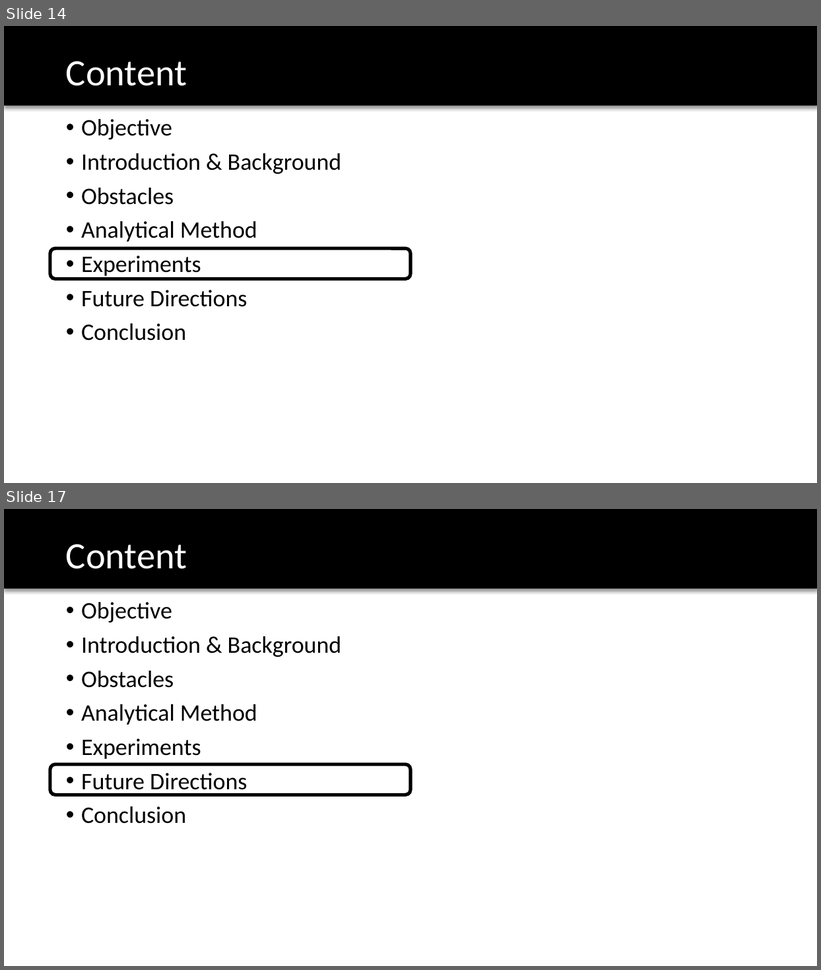
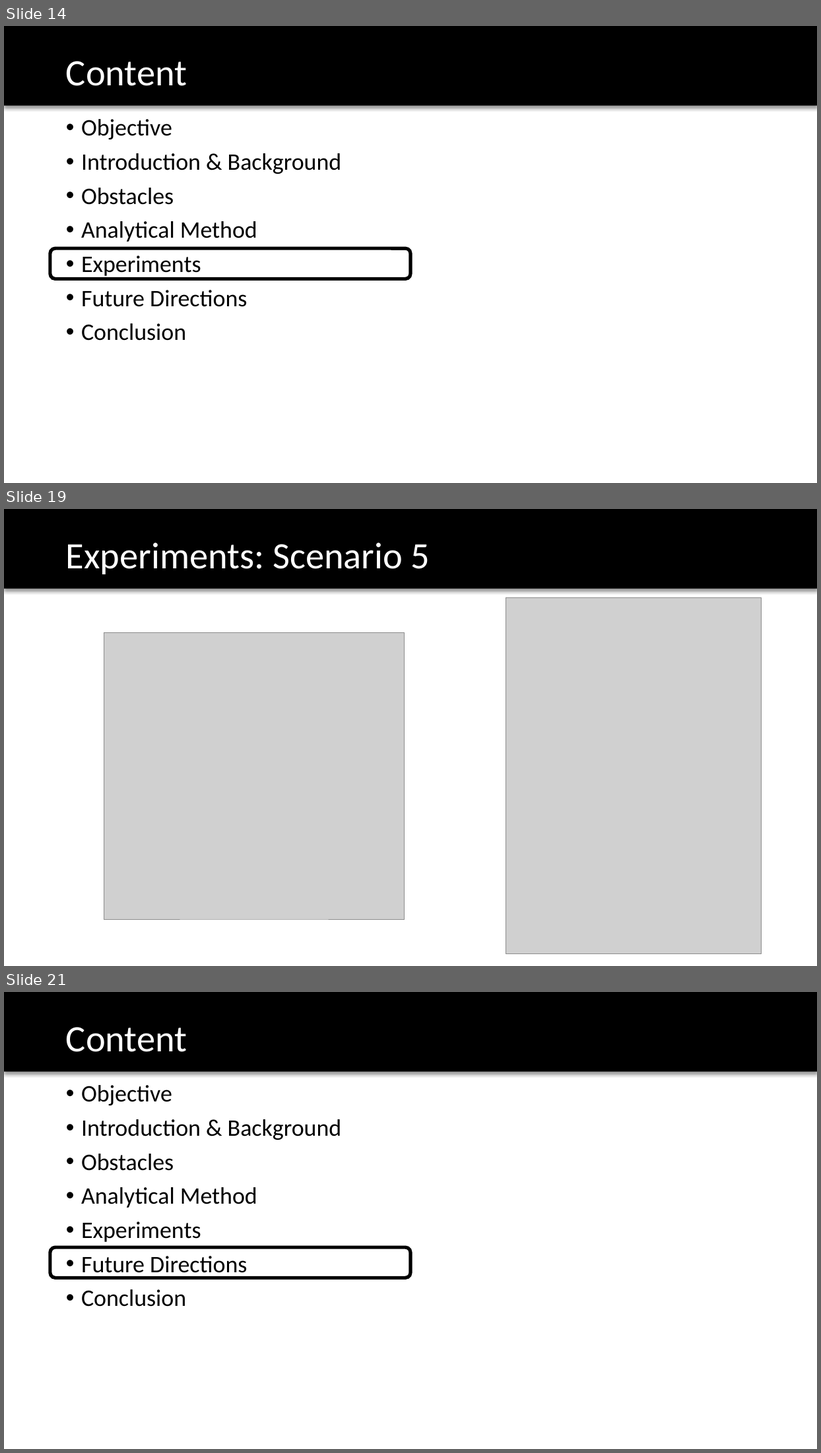
Before and after one commit to TrupeshKumarPatel/IoT_RaspberryPi, a slide deck: project_presentation/VoIP_final_presentation.pptx. Shown one above the other, each under a label of ours: slides 14 and 17 before the commit, slides 14, 19 and 21 after it; the slides between them are not shown. The pictures are 821x970 and 821x1453 pixels, drawn with LibreOffice and Linux fonts; fonts in the diff are those of the drawing; grey boxes stand for pictures; background and template pictures are left out. Boxes give left, top, right and bottom in pixels: in the first picture for what was removed or moved away, otherwise in the second. Text is boxed around its words. In the diff, an @@ line names an element or a change of style, - is before the commit and + after.

```diff
--- a/project_presentation/VoIP_final_presentation.pptx
+++ b/project_presentation/VoIP_final_presentation.pptx
@@ slide 19 added at bbox=[4, 509, 817, 966], background #FFFFFF; not listed: 1 template element that a slide beside it also shows @@
@@ title added at bbox=[66, 543, 430, 574], 44 pt, text #FFFFFF @@
+Experiments: Scenario 5
@@ picture added at bbox=[506, 598, 761, 955] @@
@@ picture added at bbox=[104, 633, 405, 920] @@
@@ what was slide 17 is now slide 21 @@
```
Also in this commit, not shown: 8 slides changed, 5 other slides added, 1 slide removed, 2 other files.
